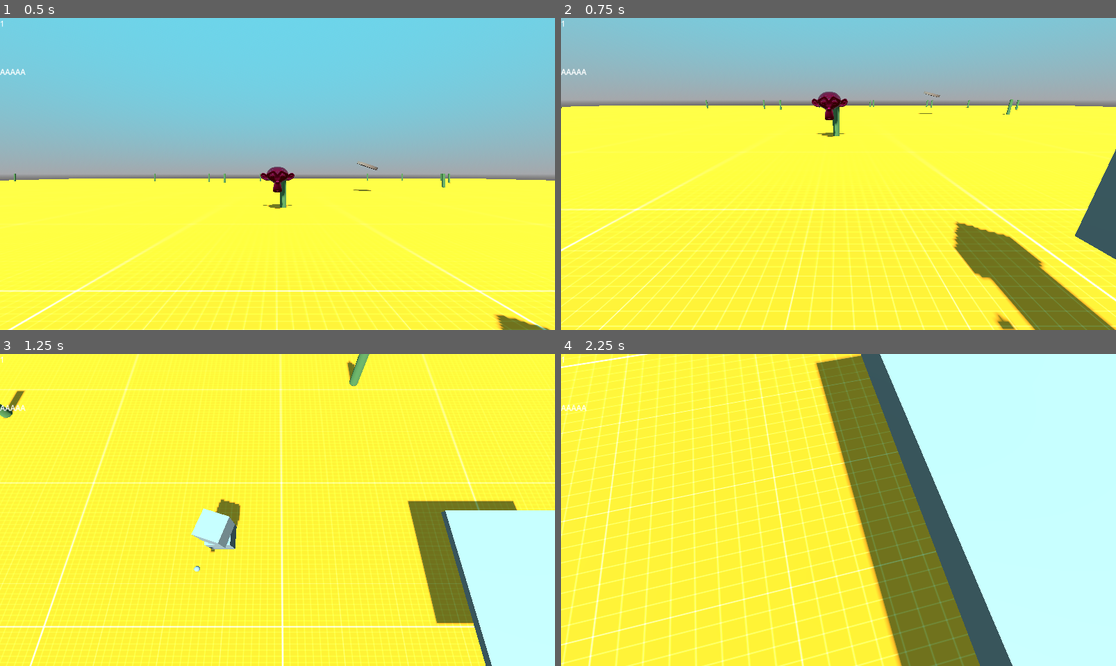
Above: before the commit, frames 1-4 (two rows, left to right).
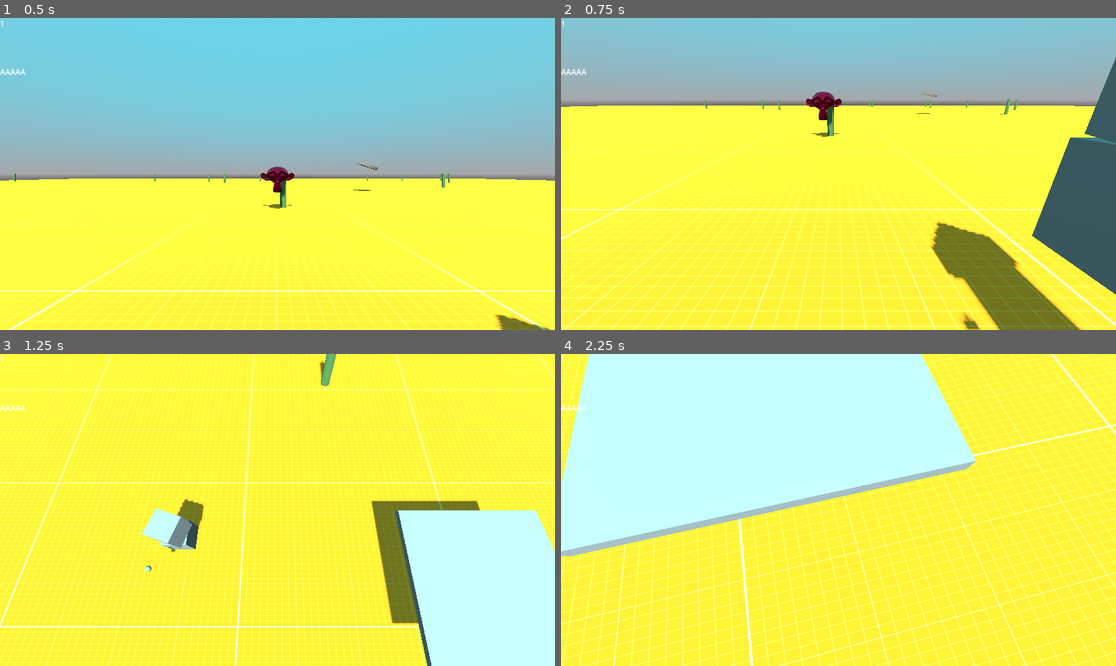
Above: after the commit, the same moments.

Repository: Flodurs/GoDotTest
Game: Godot game, scene res://scenes/level/level.tscn
Two runs of this game, one before a commit and one after it. Both use one fixed random seed, a clock stepped at 60 frames per second and the inputs below.
Inputs:
- Up to frame 1 (0.5 s): no input
- Up to frame 2 (0.75 s): hold D (Right) from 0.53 s (still down); hold Down (CamDown) from 0.53 s (still down)
- Up to frame 3 (1.25 s): keep holding D (Right); keep holding Down (CamDown); tap Space (Jump) at 0.77 s
- Up to frame 4 (2.25 s): release D (Right) at 1.28 s; release Down (CamDown) at 1.28 s; hold S (Backward) 1.28-2.03 s; tap Left (CamLeft) at 1.35 s; tap Space (Jump) at 1.52 s; hold D (Right) from 2.03 s (still down); hold Right (CamRight) from 2.03 s (still down)

Frame 1 is identical in both runs. In frame 2, 13% of the frame differs, in the area x 0-100%, y 12-100%; in frame 3, 13%; in frame 4, 76%, in the area x 0-100%, y 0-100%.

Commit message:
Update player.gd

Diff:
--- a/scenes/Player/player.gd
+++ b/scenes/Player/player.gd
@@ -1,8 +1,9 @@
 extends CharacterBody3D
 
-var speed: int = 30
+var speed: int = 50
 var speed_cap: int = 10
 var jump_speed: int = 20
+var in_air_speed: int = 10
 
 
 func acceleration(delta, direction):
@@ -18,12 +19,24 @@
 			velocity_2d = velocity_2d.normalized() * speed_cap
 			velocity[0] = velocity_2d[0]
 			velocity[2] = velocity_2d[1]
+	else:
+		if velocity_2d.length() < speed_cap:
+			velocity.x += direction.x * in_air_speed * delta
+			velocity.z += direction.z * in_air_speed * delta
+		else:
+			velocity.x += direction.x * in_air_speed * delta
+			velocity.z += direction.z * in_air_speed * delta
+			velocity_2d = Vector2(velocity.x, velocity.z)
+			velocity_2d = velocity_2d.normalized() * speed_cap
+			velocity[0] = velocity_2d[0]
+			velocity[2] = velocity_2d[1]
 
 func _physics_process(delta):
 	var direction: Vector3
 	var camera_direction: Vector3 = $PlayerCamera.look_dir_2d
 	var movement: bool = false
-
+	var jumping: bool = false
+	var velocity_2d: Vector2 = Vector2(velocity.x, velocity.z)
 
 #	print(position)
 	if Input.is_action_pressed("Forward"):
@@ -48,21 +61,24 @@
 		acceleration(delta, direction)
 	if Input.is_action_pressed("Jump") and is_on_floor():
 		velocity.y = jump_speed
+
 #	print(velocity.length())
 
 
 	if movement == false and is_on_floor():
 
-		if velocity.length() > 0.05:
-			velocity = velocity * 0.2
+		if velocity_2d.length() > 0.05:
+			velocity.x = velocity.x * 0.8
+			velocity.z = velocity.z * 0.8
 		else:
-			velocity = Vector3.ZERO
+			velocity.x = 0
+			velocity.z = 0
 
 
 	if not is_on_floor():
 		velocity.y -= 30 * delta
 
 
-	print(velocity.length())
+
 
 	move_and_slide()
